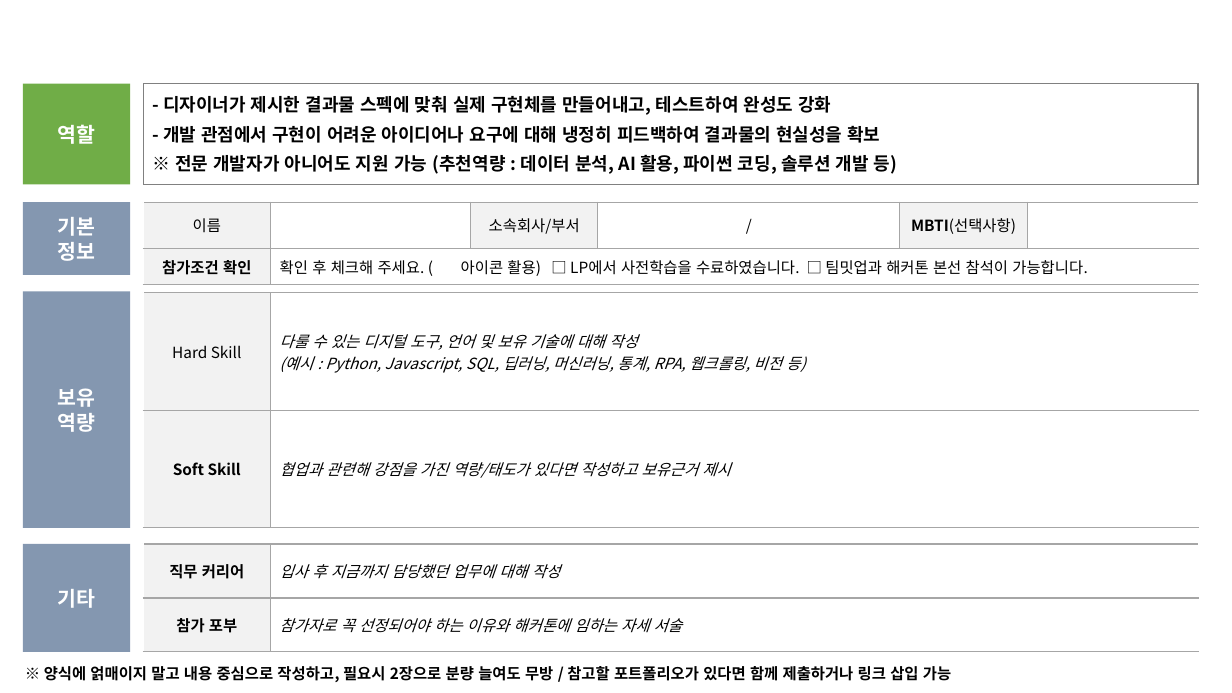
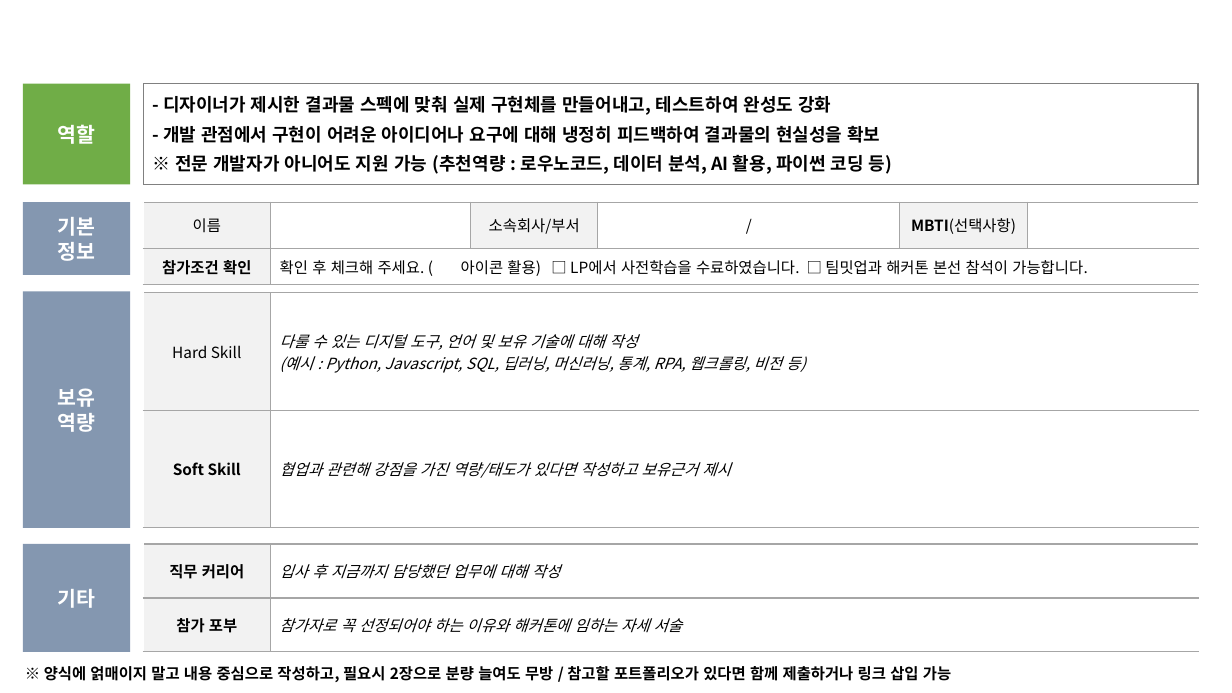
Before and after one commit to hrdkdh/wxhackathon, a slide deck: slide 1 of Developer.pptx. Drawn at 1232x693 pixels with LibreOffice and Linux fonts; fonts in the diff are those of the drawing; background and template pictures are left out. Boxes give left, top, right and bottom in pixels: in the first picture for what was removed or moved away, otherwise in the second. Text is boxed around its words. In the diff, an @@ line names an element or a change of style, - is before the commit and + after.

```diff
--- a/Developer.pptx
+++ b/Developer.pptx
@@ text in rectangle at (x1=175, y1=154, x2=892, y2=174): text changed @@
-※ 전문 개발자가 아니어도 지원 가능 (추천역량 : 데이터 분석, AI 활용, 파이썬 코딩, 솔루션 개발 등)
+※ 전문 개발자가 아니어도 지원 가능 (추천역량 : 로우노코드, 데이터 분석, AI 활용, 파이썬 코딩 등)
```
